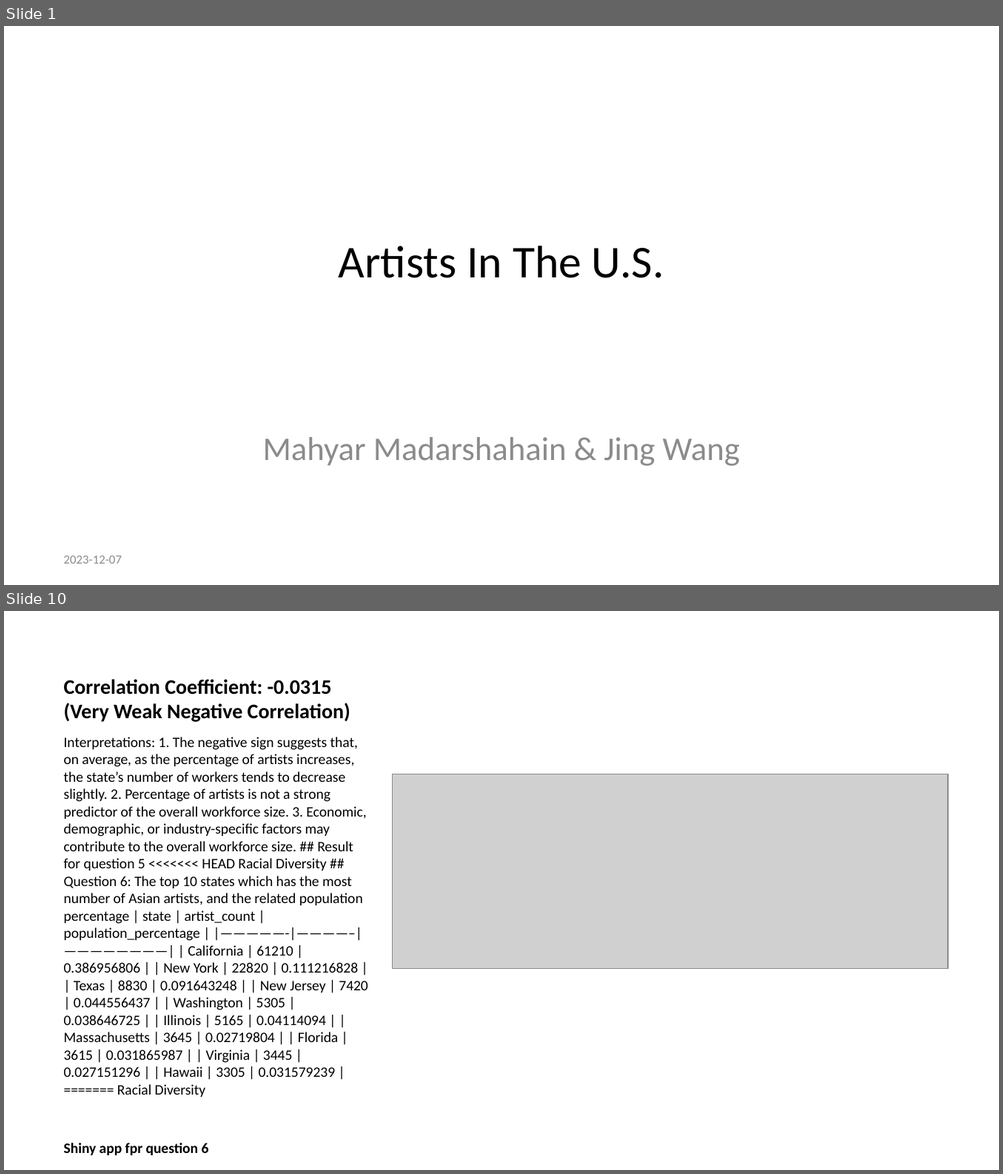
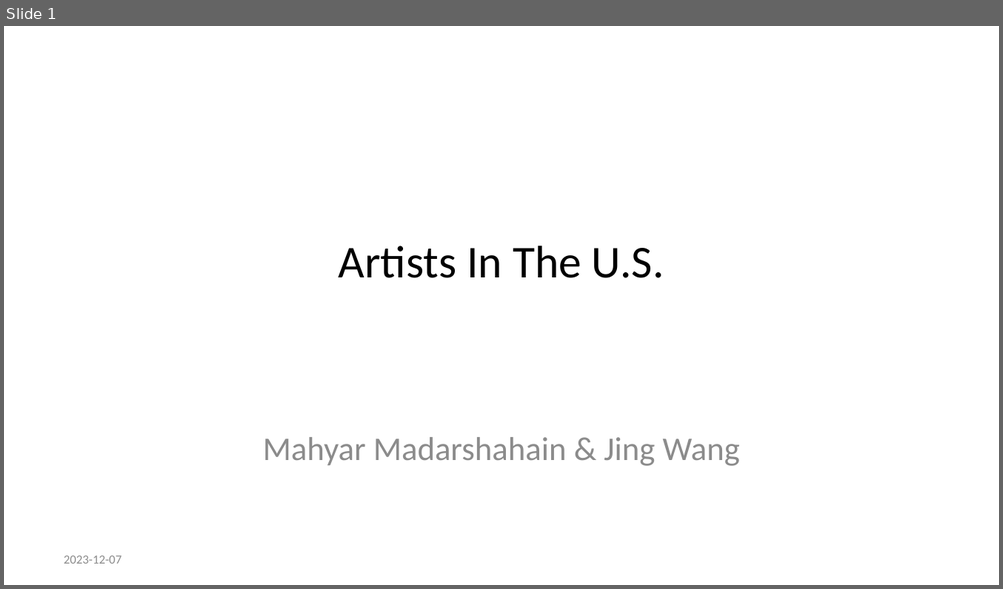
Before and after one commit to stat850-unl/-Movies, a slide deck: ppt.pptx. Shown one above the other, each under a label of ours: slides 1 and 10 before the commit, slide 1 after it; the slides between them are not shown. The pictures are 1003x1174 and 1003x589 pixels, drawn with LibreOffice and Linux fonts; fonts in the diff are those of the drawing; grey boxes stand for pictures. Boxes give left, top, right and bottom in pixels: in the first picture for what was removed or moved away, otherwise in the second. Text is boxed around its words. In the diff, an @@ line names an element or a change of style, - is before the commit and + after.

```diff
--- a/ppt.pptx
+++ b/ppt.pptx
@@ slide 10 removed at (x1=4, y1=611, x2=999, y2=1170), background #FFFFFF @@
@@ title removed at (x1=64, y1=679, x2=350, y2=722) @@
-Correlation Coefficient: -0.0315 (Very Weak Negative Correlation)
@@ text removed at (x1=64, y1=737, x2=368, y2=1097) @@
-Interpretations: 1. The negative sign suggests that, on average, as the percentage of artists increases, the state’s number of workers tends to decrease slightly. 2. Percentage of artists is not a strong predictor of the overall workforce size. 3. Economic, demographic, or industry-specific factors may contribute to the overall workforce size. ## Result for question 5 <<<<<<< HEAD Racial Diversity ## Question 6: The top 10 states which has the most number of Asian artists, and the related population percentage | state | artist_count | population_percentage | |—————-|————–|————————| | California | 61210 | 0.386956806 | | New York | 22820 | 0.111216828 | | Texas | 8830 | 0.091643248 | | New Jersey | 7420 | 0.044556437 | | Washington | 5305 | 0.038646725 | | Illinois | 5165 | 0.04114094 | | Massachusetts | 3645 | 0.02719804 | | Florida | 3615 | 0.031865987 | | Virginia | 3445 | 0.027151296 | | Hawaii | 3305 | 0.031579239 | ======= Racial Diversity
-Shiny app fpr question 6
@@ picture removed at (x1=392, y1=774, x2=947, y2=969) @@
```
Also in this commit, not shown: 1 slide changed, 8 other slides removed, 2 other files.
